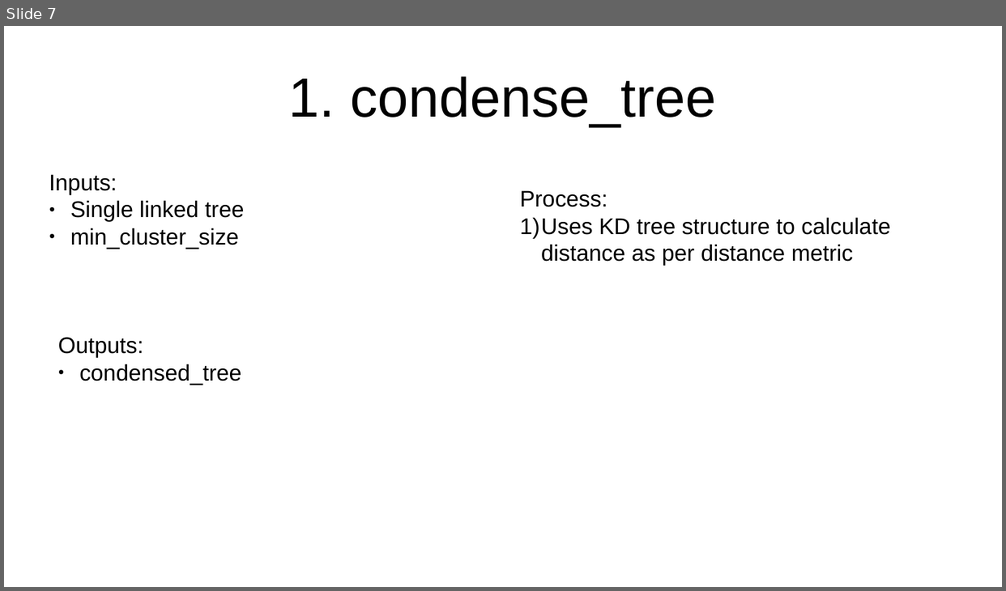
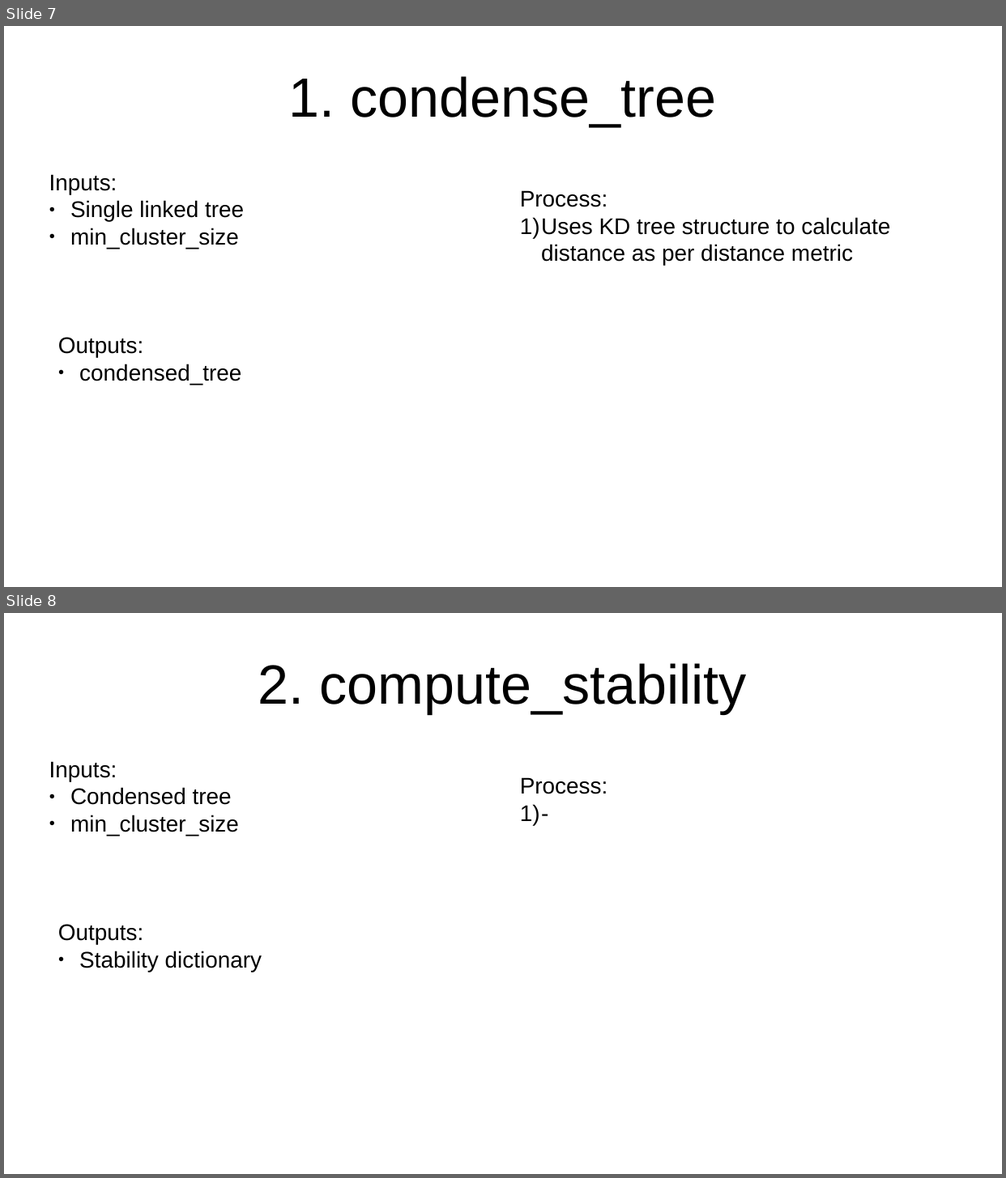
Before and after one commit to darveenvijayan/adaptive_hdbscan, a slide deck: hdbscan_report.pptx. Shown one above the other, each under a label of ours: slide 7 before the commit, slides 7 and 8 after it. The pictures are 1006x591 and 1006x1178 pixels, drawn with LibreOffice and Linux fonts; fonts in the diff are those of the drawing. Boxes give left, top, right and bottom in pixels: in the first picture for what was removed or moved away, otherwise in the second. Text is boxed around its words. In the diff, an @@ line names an element or a change of style, - is before the commit and + after.

```diff
--- a/hdbscan_report.pptx
+++ b/hdbscan_report.pptx
@@ slide 8 added at (x1=4, y1=613, x2=1002, y2=1174), background #FFFFFF @@
@@ text added at (x1=258, y1=663, x2=747, y2=714), 44 pt, text #000000 @@
+2. compute_stability
@@ text added at (x1=49, y1=761, x2=239, y2=836), 18 pt, text #000000 @@
+Inputs:
+● Condensed tree
+● min_cluster_size
@@ text added at (x1=520, y1=777, x2=608, y2=794), 18 pt, text #000000 @@
+Process:
+1) -
@@ text added at (x1=58, y1=924, x2=262, y2=972), 18 pt, text #000000 @@
+Outputs:
+● Stability dictionary
```
Also in this commit, not shown: 1 slide changed, 4 other files.
